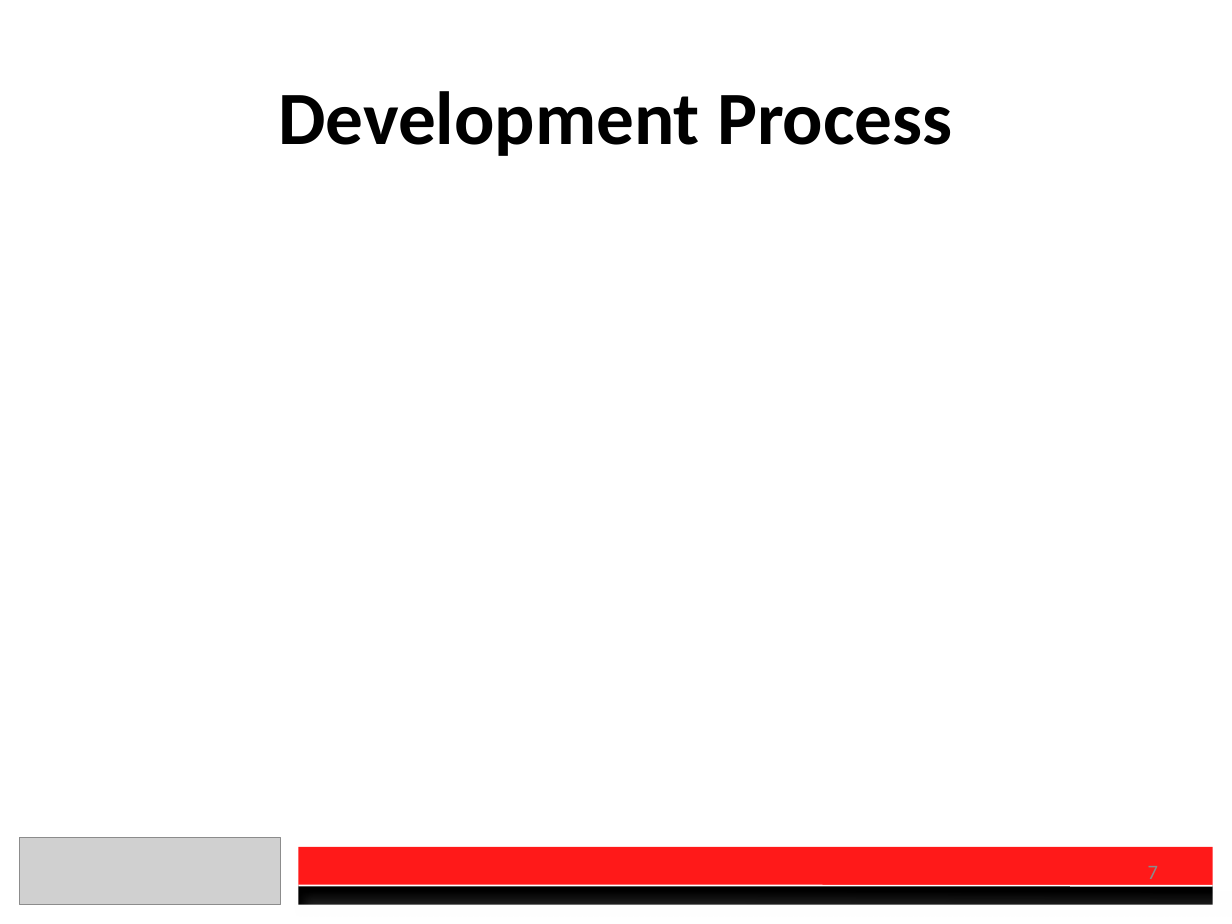
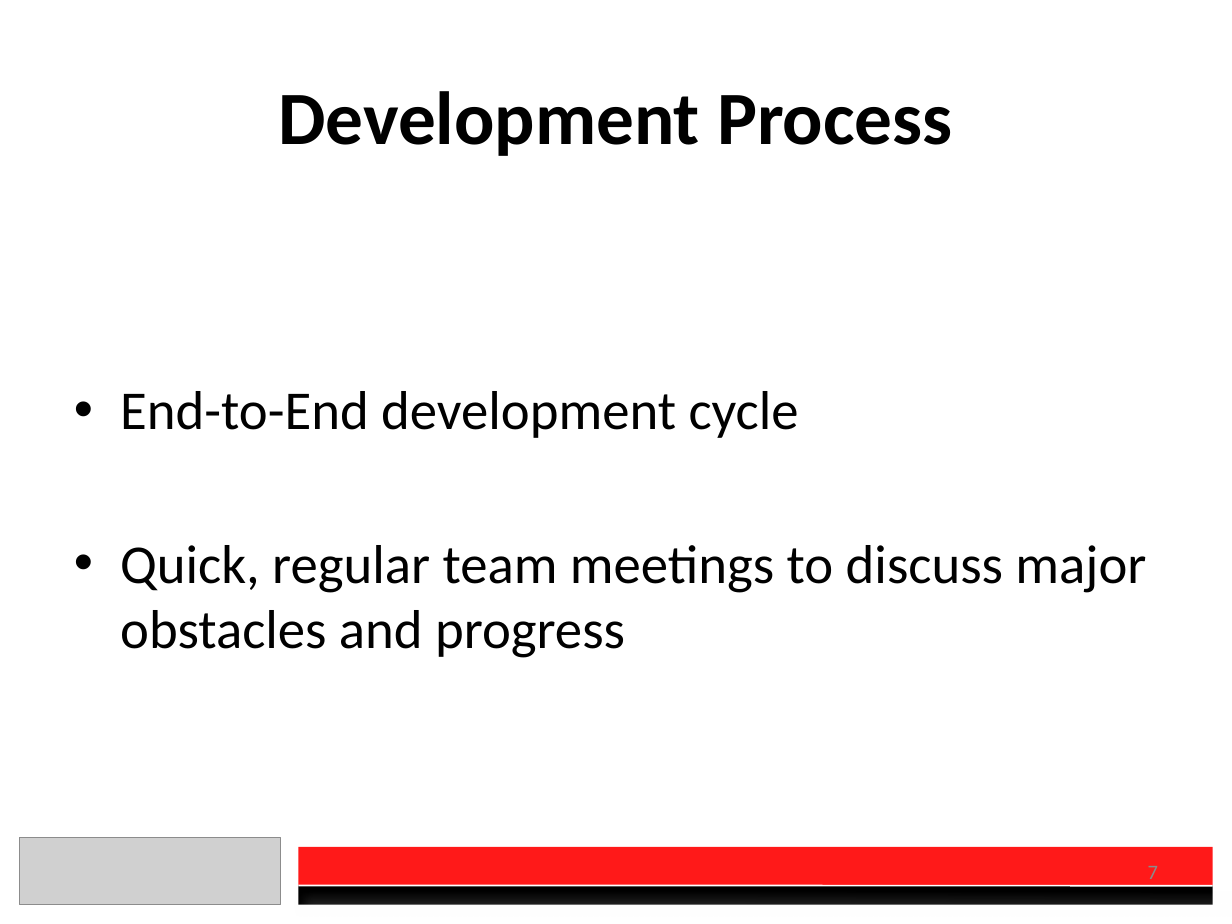
Before and after one commit to charberg/CEC2016, a slide deck: slide 7 of Presentation.pptx. Drawn at 1232x924 pixels with LibreOffice and Linux fonts; fonts in the diff are those of the drawing; grey boxes stand for pictures. Boxes give left, top, right and bottom in pixels: in the first picture for what was removed or moved away, otherwise in the second. Text is boxed around its words. In the diff, an @@ line names an element or a change of style, - is before the commit and + after.

```diff
--- a/Presentation.pptx
+++ b/Presentation.pptx
@@ text added at [120, 391, 1146, 658], 32 pt, text #000000 @@
+• End-to-End development cycle
+• Quick, regular team meetings to discuss major obstacles and progress
```
Also in this commit, not shown: 2 other slides changed, 4 other files.
